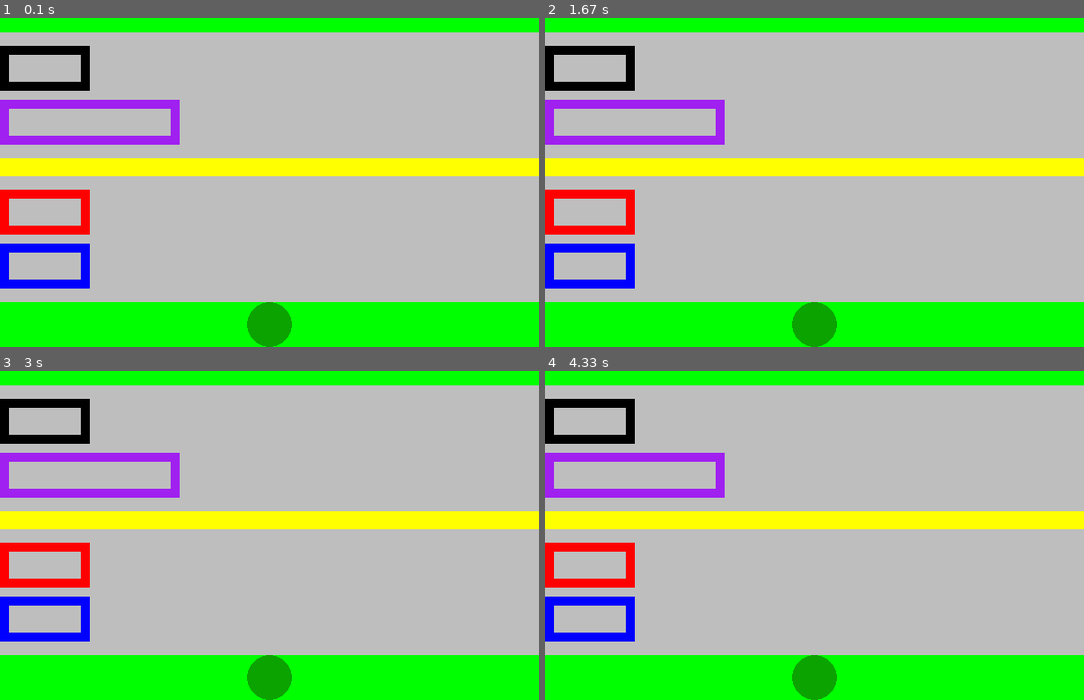
Above: before the commit, frames 1-4 (two rows, left to right).
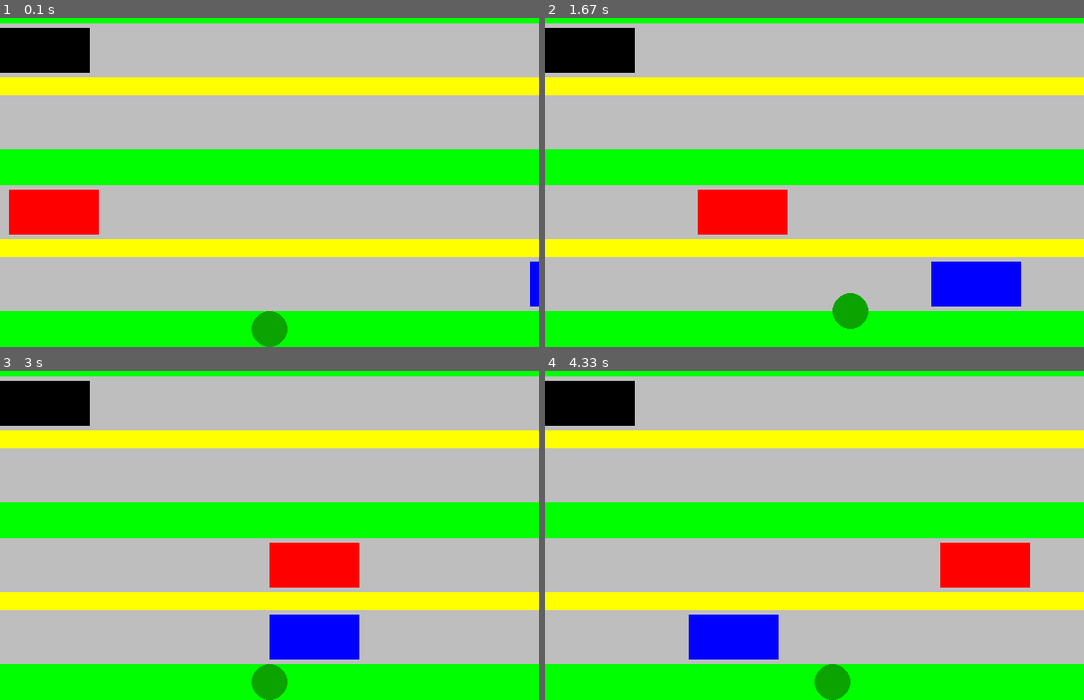
Above: after the commit, the same moments.

Repository: Silverknight713/cs115-Brown-homework
Game: pygame game, started from Brown_Homework#7_PyGame.py
Two runs of this game, one before a commit and one after it. Both use one fixed random seed, a clock stepped at 60 frames per second and the inputs below.
Inputs:
- Up to frame 1 (0.1 s): no input
- Up to frame 2 (1.67 s): hold D 0.33-0.8 s; hold W 0.83-1.13 s; hold D 1.17-1.63 s
- Up to frame 3 (3 s): hold A 1.67-2.2 s; hold S 2.23-2.53 s; hold A 2.57-2.97 s
- Up to frame 4 (4.33 s): hold W 3-3.37 s; hold D 3.4-4.03 s; hold S from 4.07 s (still down)

The runs differ from the first frame. In frame 1, 34% of the frame differs, in the area x 0-100%, y 1-100%; in frame 2, 38%; in frame 3, 37%; in frame 4, 38%.

Commit message:
Reforming background and car position, then adding movement. Bug with first 2 cars?

Diff:
--- a/Brown_Homework#7_PyGame.py
+++ b/Brown_Homework#7_PyGame.py
@@ -5,8 +5,11 @@
 Description: beginning the code on frogger game and initializing game loop. Making basic asset shapes for cars and frog, and designing the background for the game.
 """
 import pygame
+from pygame.constants import KEYDOWN
+
 #initialize pygame
 pygame.init()
+
 #window dimensions and display
 width = 600
 height = 400
@@ -17,6 +20,16 @@
 clock = pygame.time.Clock()
 dt = 0
 speed = 10
+
+#Frog Position
+cur_pos = [300,380]
+
+#Car Positions
+c1_pos = [0,45]
+c2_pos = [600,125]
+c3_pos = [0,225]
+c4_pos = [600,305]
+
 """game loop"""
 running = True
 while running:
@@ -24,26 +37,73 @@
   for event in pygame.event.get():
     if event.type == pygame.QUIT:
       running = False
+    if event.type == KEYDOWN:
+      if event.key == pygame.K_ESCAPE: #escape key
+        running = False
+      if event.key == pygame.K_w: #moving up
+        cur_pos[1] -= 20
+      if event.key == pygame.K_s: #moving down
+        cur_pos[1] += 20
+      if event.key == pygame.K_a: # moving left
+        cur_pos[0] -= 20
+      if event.key == pygame.K_d: # moving right
+        cur_pos[0] += 20
+  """Car Movements"""
+  #car1
+  if c1_pos[0] > 600:
+    c1_pos[0] = -100
+  else:
+    c1_pos[0] += 10
+  #car2
+  if c2_pos[0] < -200:
+    c2_pos[0] = 600
+  else:
+    c1_pos[0] -= 10
+  #car3
+  if c3_pos[0] > 600:
+    c3_pos[0] = -100
+  else:
+    c3_pos[0] += 10
+  #car4
+  if c4_pos[0] < -100:
+    c4_pos[0] = 600
+  else:
+    c4_pos[0] -= 10
   """update our game state"""
+
+  #update bounds
+  if cur_pos[0] < 20: #x direction bounds
+    cur_pos[0] = 20
+  if cur_pos[0] > width - 20:
+    cur_pos[0] = width - 20
+  if cur_pos[1] < 20: #y direction bounds
+    cur_pos[1] = 20
+  if cur_pos[1] > height - 20:
+    cur_pos[1] = height - 20
+
   """ draw to our screen """
   # clear screen
   screen.fill("white")
 
-  # Grass zones
-  pygame.draw.rect(screen, "green", pygame.Rect((0, 0), (600, 50)))
-  pygame.draw.rect(screen, "green", pygame.Rect((0, 350), (600, 50)))
+  # Beginning & End Grass zones
+  pygame.draw.rect(screen, "green", pygame.Rect((0, 0), (600, 40)))
+  pygame.draw.rect(screen, "green", pygame.Rect((0, 360), (600, 40)))
   #Road
-  pygame.draw.rect(screen, "grey", pygame.Rect((0, 50), (600, 300)))
-  pygame.draw.rect(screen, "yellow", pygame.Rect((0, 190), (600, 20)))
+  pygame.draw.rect(screen, "grey", pygame.Rect((0, 40), (600, 320)))
+  #Middle Grass Zone & Road Lines
+  pygame.draw.rect(screen, "green", pygame.Rect((0, 180), (600, 40)))
+  pygame.draw.rect(screen, "yellow", pygame.Rect((0, 100), (600, 20)))
+  pygame.draw.rect(screen, "yellow", pygame.Rect((0, 280), (600, 20)))
+
 
   #cars
-  pygame.draw.rect(screen, "black", pygame.Rect((0, 65), (100, 50)),10)
-  pygame.draw.rect(screen, "purple", pygame.Rect((0, 125), (200, 50)),10)
-  pygame.draw.rect(screen, "red", pygame.Rect((0, 225), (100, 50)),10)
-  pygame.draw.rect(screen, "blue", pygame.Rect((0, 285), (100, 50)),10)
+  pygame.draw.rect(screen, "black", pygame.Rect((c1_pos[0],c1_pos[1]), (100, 50)))
+  pygame.draw.rect(screen, "purple", pygame.Rect((c2_pos[0],c2_pos[1]), (200, 50)))
+  pygame.draw.rect(screen, "red", pygame.Rect((c3_pos[0],c3_pos[1]), (100, 50)))
+  pygame.draw.rect(screen, "blue", pygame.Rect((c4_pos[0],c4_pos[1]), (100, 50)))
 
   #frog
-  pygame.draw.circle(screen, "#0ba300", (300,375), 25)
+  pygame.draw.circle(screen, "#0ba300", (cur_pos[0],cur_pos[1]), 20)
 
   # update screen
   pygame.display.flip()
--- a/pyproject.toml
+++ b/pyproject.toml
@@ -4,4 +4,6 @@
 description = ""
 authors = ["Your Name <you@example.com>"]
 requires-python = ">=3.11"
-dependencies = []
+dependencies = [
+    "pygame>=2.6.1",
+]
Not shown, changed: uv.lock
